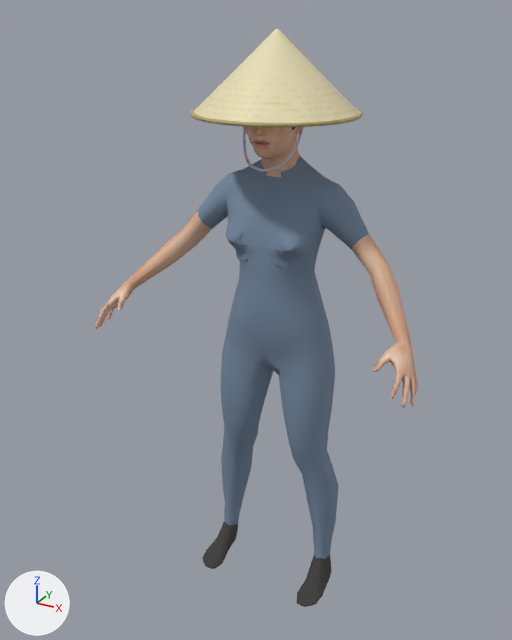
The glTF model priv/models/woman_non_la.mid.glb as it was, and as the next commit left it.
Both versions are drawn from a 50 mm camera at (0.81, -1.632, 1.633) aimed at (-0.048, -0.071, 0.852). Every picture has the same lights, and +X, +Y and +Z are marked at lower left. The first picture is the older version. Where no turn or scale is listed for an object, it has been applied to the vertices. Vertices at exactly the same position are counted once.

In view in the first picture: 'head', 'woman_non_la_mesh'.
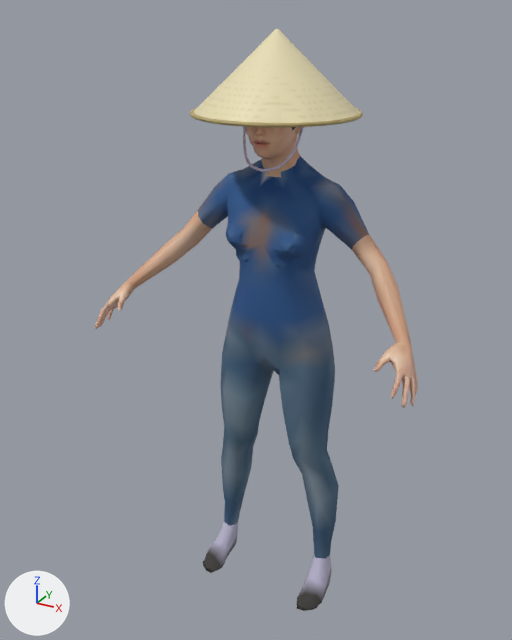
Patch to the scene script:
```diff
--- a/priv/models/woman_non_la.mid.glb.py
+++ b/priv/models/woman_non_la.mid.glb.py
@@ mat_color_female_casualsuit01 @@
 n0 = _N.new('ShaderNodeBsdfPrincipled'); n0.name = 'Principled BSDF'
-n0.inputs[0].default_value = (0.181, 0.254, 0.356, 1.0)  # 'Base Color', blue #768aa1
 n0.inputs[2].default_value = 0.9  # 'Roughness'
 n1 = _N.new('ShaderNodeOutputMaterial'); n1.name = 'Material Output'
+n2 = _N.new('ShaderNodeVertexColor'); n2.name = 'Color Attribute'
 _L.new(n0.outputs[0], n1.inputs[0])  # 'BSDF' to 'Surface'
+_L.new(n2.outputs[0], n0.inputs[0])  # 'Color' to 'Base Color'
@@ mat_color_shoes02 @@
 n0 = _N.new('ShaderNodeBsdfPrincipled'); n0.name = 'Principled BSDF'
-n0.inputs[0].default_value = (0.0482, 0.0452, 0.0409, 1.0)  # 'Base Color', dark grey #3e3c39
 n0.inputs[2].default_value = 0.9  # 'Roughness'
 n1 = _N.new('ShaderNodeOutputMaterial'); n1.name = 'Material Output'
+n2 = _N.new('ShaderNodeVertexColor'); n2.name = 'Color Attribute'
 _L.new(n0.outputs[0], n1.inputs[0])  # 'BSDF' to 'Surface'
+_L.new(n2.outputs[0], n0.inputs[0])  # 'Color' to 'Base Color'
@@ me_woman_non_la_mesh @@
 # used by ob_woman_non_la_mesh; location = (0.0, 0.0, 0.0)
-me_woman_non_la_mesh.from_pydata(...)  # 2187 vertices, 4278 faces; spans x -0.454..0.454, y -0.296..0.073, z 0.01..1.501
+me_woman_non_la_mesh.from_pydata(...)  # 2187 vertices, 4278 faces; spans x -0.454..0.454, y -0.296..0.073, z 0.0..1.501
+# me_woman_non_la_mesh part 1: 308 of 2187 vertices moved; they spanned x -0.11..0.11, y -0.145..-0.109, z 1.067..1.129 and now span x -0.112..0.112, y -0.145..-0.108, z 1.066..1.13; mean shift (0.0, 0.001, 0.002); largest move (0.092, -0.138, 1.094) -> (0.093, -0.133, 1.083)
+# me_woman_non_la_mesh part 2: all 33 vertices in x 0.132..0.205, y -0.18..0.002, z 0.01..0.023 are scaled about the mesh origin by (1, 1, 0)
+# me_woman_non_la_mesh part 3: all 33 vertices in x -0.205..-0.132, y -0.18..0.002, z 0.01..0.023 are scaled about the mesh origin by (1, 1, 0)
+# me_woman_non_la_mesh part 4: vertex colours changed
 me_woman_non_la_mesh.materials.append(mat_color_female_casualsuit01)
```

Changed parts and their boxes (x1, y1, x2, y2) in the pictures (512 x 640 px; the box of a moved part takes in the faces that stretch with it):
'woman_non_la_mesh', recoloured, reshaped (darker)
    before: (95, 127, 418, 607)
    after: (95, 127, 418, 611)
part 1 of me_woman_non_la_mesh, moved or reshaped
    both: (226, 222, 308, 260)
part 2 of me_woman_non_la_mesh, moved or reshaped
    before: (297, 566, 332, 607)
    after: (297, 566, 332, 611)
part 3 of me_woman_non_la_mesh, moved or reshaped
    before: (203, 531, 238, 569)
    after: (203, 531, 238, 573)
